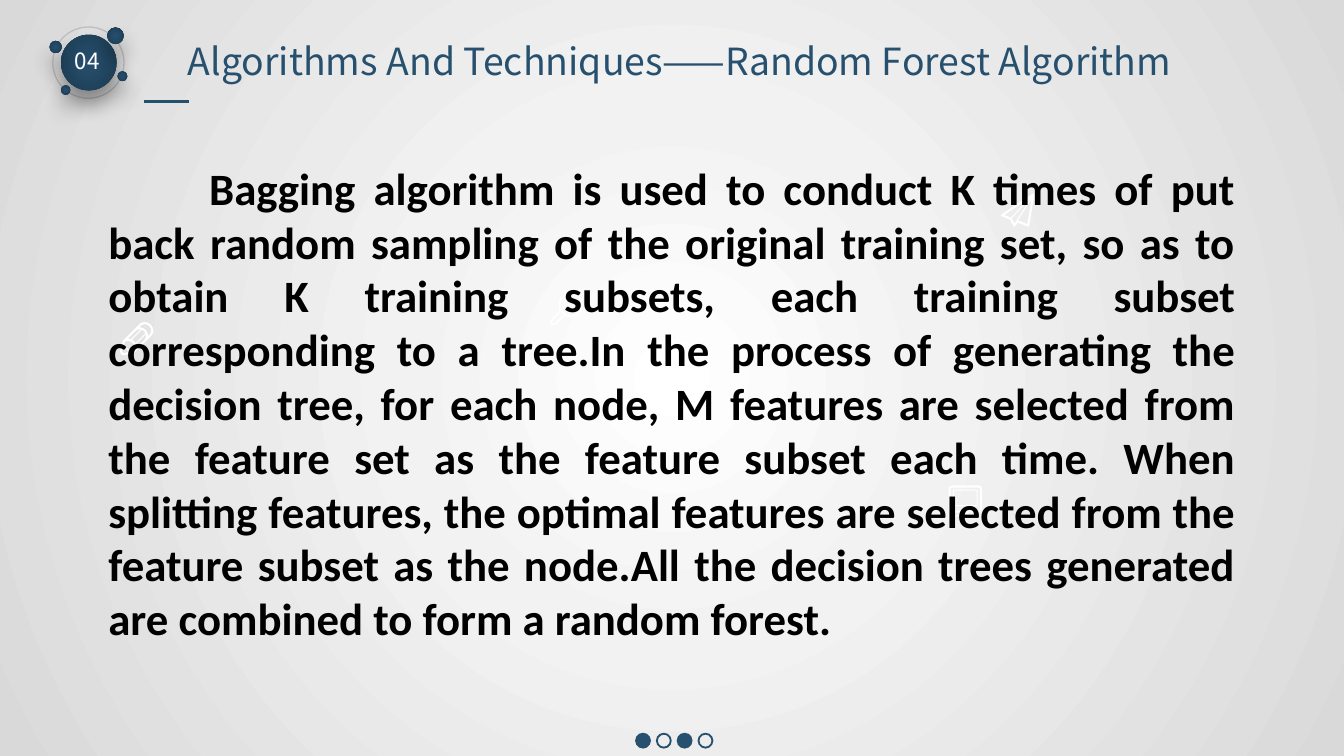
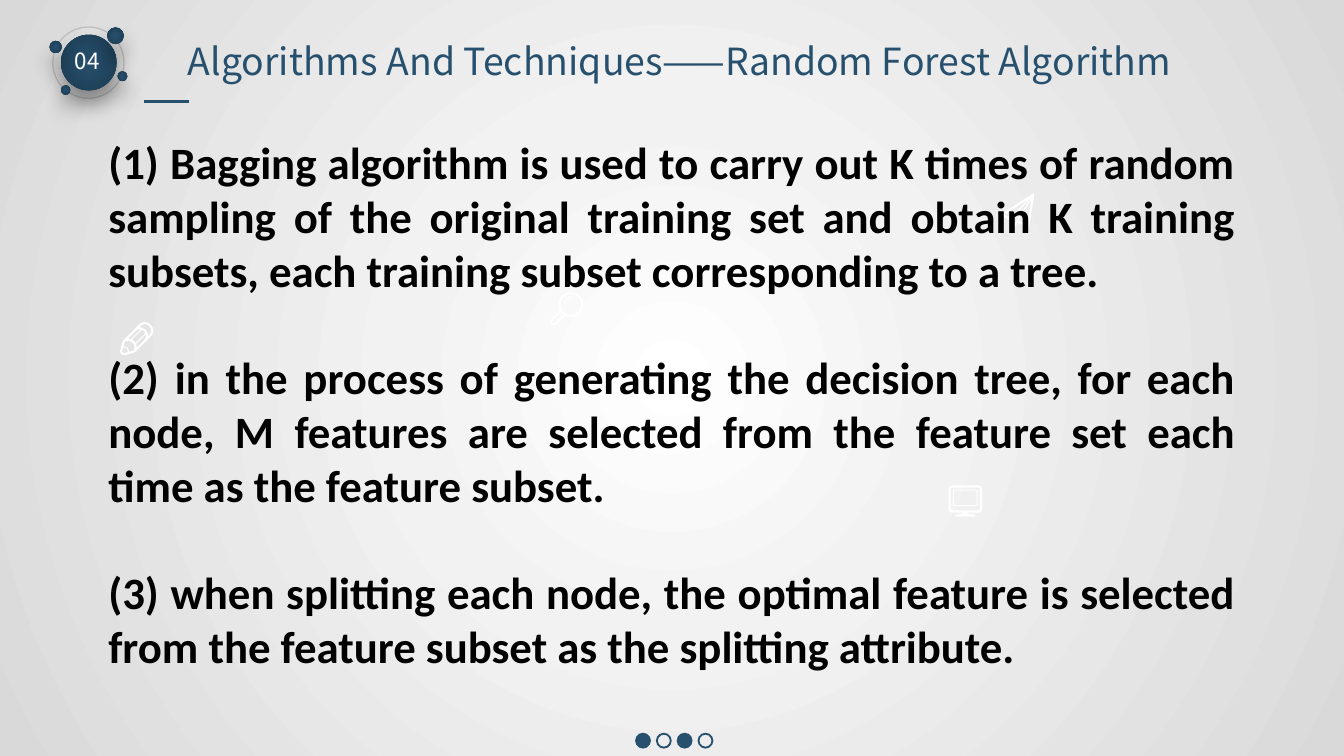
Before and after one commit to 545593069/RandomForest, a slide deck: slide 18 of group_11.pptx (slide 16 before the commit). Drawn at 1344x756 pixels with LibreOffice and Linux fonts; fonts in the diff are those of the drawing. Boxes give left, top, right and bottom in pixels: in the first picture for what was removed or moved away, otherwise in the second. Text is boxed around its words. In the diff, an @@ line names an element or a change of style, - is before the commit and + after.

```diff
--- a/group_11.pptx
+++ b/group_11.pptx
@@ text at <box>108,146,1235,671</box>: text changed @@
-Bagging algorithm is used to conduct K times of put back random sampling of the original training set, so as to obtain K training subsets, each training subset corresponding to a tree.In the process of generating the decision tree, for each node, M features are selected from the feature set as the feature subset each time. When splitting features, the optimal features are selected from the feature subset as the node.All the decision trees generated are combined to form a random forest.
+(1) Bagging algorithm is used to carry out K times of random sampling of the original training set and obtain K training subsets, each training subset corresponding to a tree.
+(2) in the process of generating the decision tree, for each node, M features are selected from the feature set each time as the feature subset.
+(3) when splitting each node, the optimal feature is selected from the feature subset as the splitting attribute.
```
Also in this commit, not shown: 10 other slides changed, 6 slides added, 4 other files.
